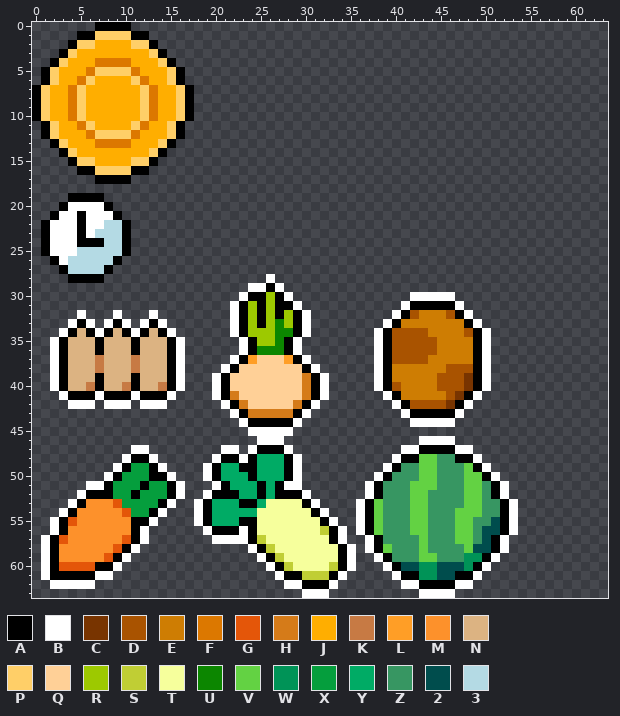
Pixel-art sprite: Assets/Resources/UI/UI_Icon.png. Above: the version before the commit.
The file is 64x64 pixels.
Palette (. is transparent): A #000000  B #ffffff  C #783400  D #a95300  E #ce7d03  F #dc7800  G #e45609  H #d57b19  J #ffae00  K #c77a44  L #ff9e26  M #fd912b  N #dcb382  P #ffcf68  Q #ffd097  R #9dc900  S #c0ce34  T #f6ff9c  U #0c8600  V #63d243  W #009357  X #059e3d  Y #00ab65  Z #379662  2 #004d4d  3 #b4dae4
Pixels before (only the part around the change), first column x 12:
 0 .............................................
 1 A............................................
 2 PA...........................................
 3 JPA..........................................
 4 JJPA.........................................
 5 JJJPA........................................
 6 FJJPA........................................
 7 PFJJPA.......................................
 8 PFJJPA.......................................
 9 PFJJPA.......................................
10 PFJJPA.......................................
11 FJJPA........................................
12 JJJPA........................................
13 JJPA.........................................
14 JPA..........................................
15 PA...........................................
16 A............................................
17 .............................................
18 .............................................
19 .............................................
20 .............................................
21 .............................................
22 .............................................
23 .............................................
After the commit:
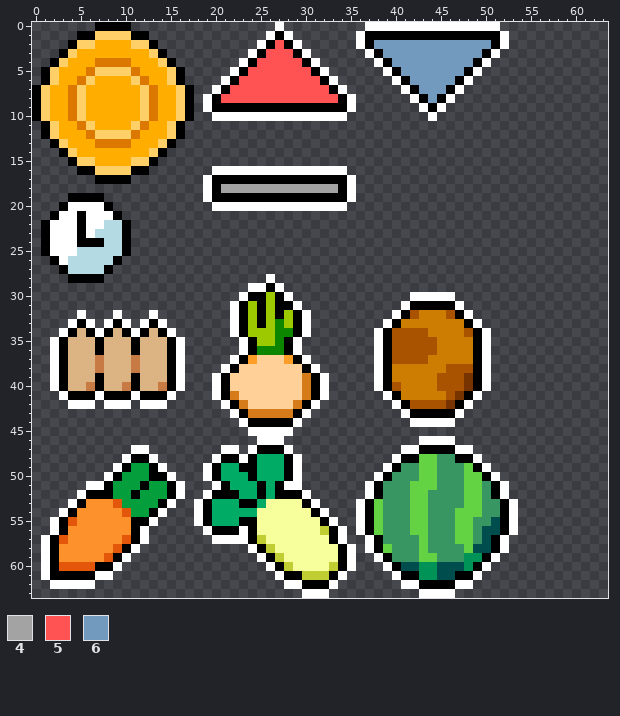
Colours new in this view: 4 #a3a3a3  5 #ff5353  6 #719abe
Commit: 주식 상승 하강 삼각형 이미지 업로드
What changed:
Changed rows in their new state; - is an unchanged pixel.
first column x 19:
 0 --------B---------BBBBBBBBBBBBBBB-
 1 -------BAB-------BAAAAAAAAAAAAAAAB
 2 ------BA5AB------BA6666666666666AB
 3 -----BA555AB------BA66666666666AB-
 4 ----BA55555AB------BA666666666AB--
 5 ---BA5555555AB------BA6666666AB---
 6 --BA555555555AB------BA66666AB----
 7 -BA55555555555AB------BA666AB-----
 8 BA5555555555555AB------BA6AB------
 9 BAAAAAAAAAAAAAAAB-------BAB-------
10 -BBBBBBBBBBBBBBB---------B--------
first column x 19:
16 -BBBBBBBBBBBBBBB-
17 BAAAAAAAAAAAAAAAB
18 BA4444444444444AB
19 BAAAAAAAAAAAAAAAB
20 -BBBBBBBBBBBBBBB-
